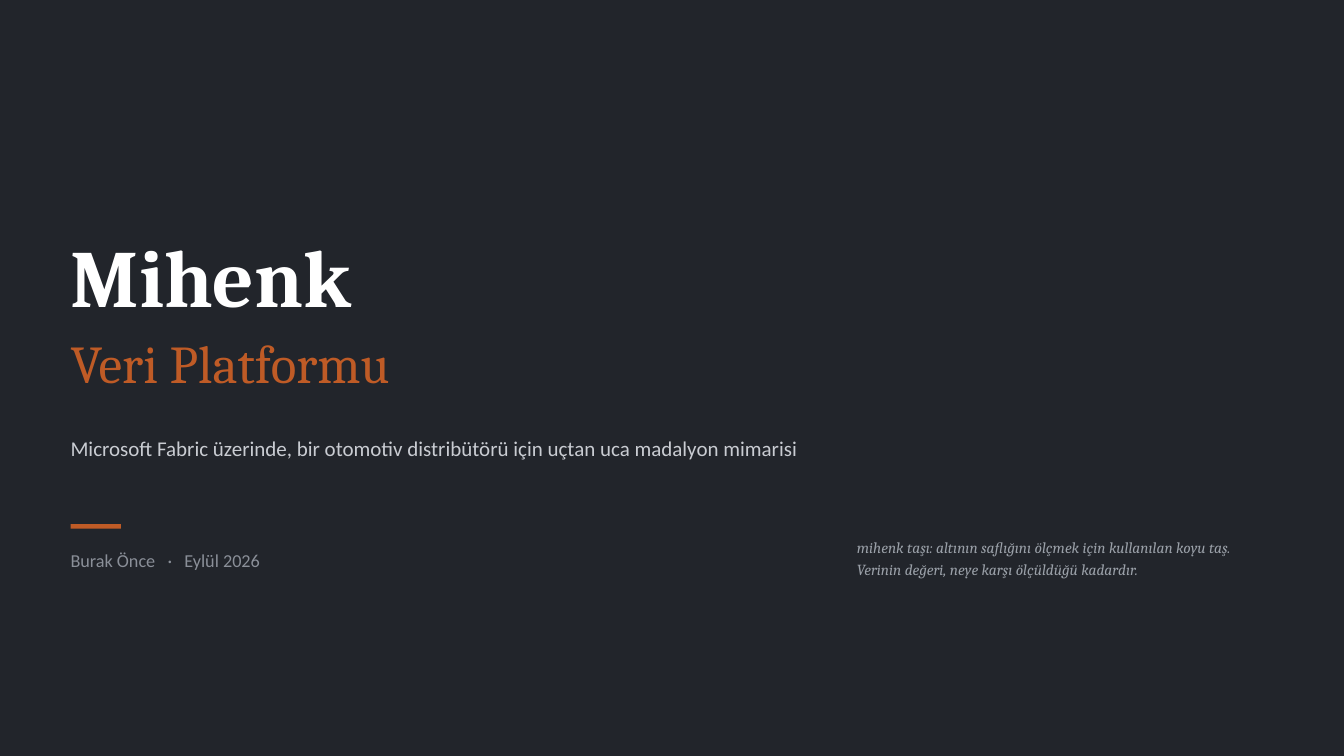
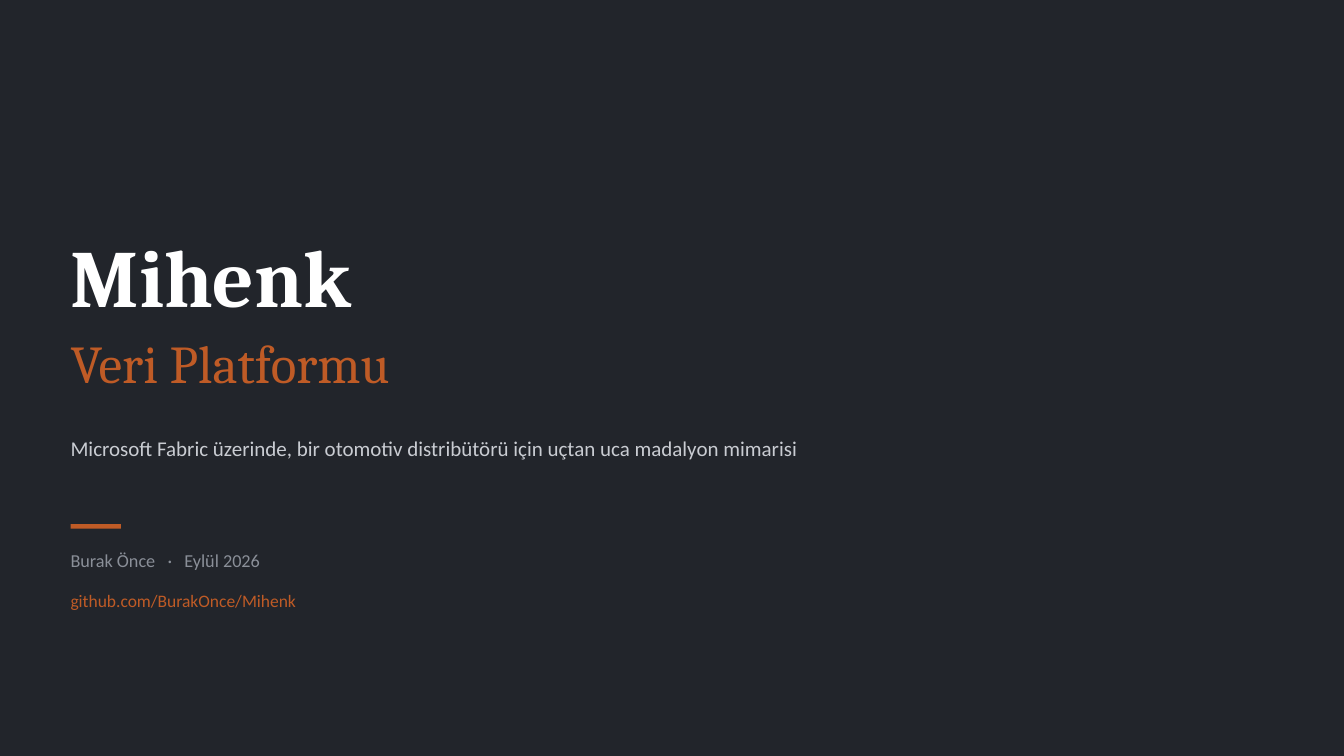
Before and after one commit to BurakOnce/Mihenk, a slide deck: slide 1 of deliverables/Mihenk_Veri_Platformu_Sunum.pptx. Drawn at 1344x756 pixels with LibreOffice and Linux fonts; fonts in the diff are those of the drawing. Boxes give left, top, right and bottom in pixels: in the first picture for what was removed or moved away, otherwise in the second. Text is boxed around its words. In the diff, an @@ line names an element or a change of style, - is before the commit and + after.

```diff
--- a/deliverables/Mihenk_Veri_Platformu_Sunum.pptx
+++ b/deliverables/Mihenk_Veri_Platformu_Sunum.pptx
@@ text at (x1=71, y1=595, x2=296, y2=610): text changed; size 11 to 12.5 pt; font Cambria to Calibri; text colour #9AA0A8 to #BF5B26; italic off @@
-mihenk taşı: altının saflığını ölçmek için kullanılan koyu taş.
-Verinin değeri, neye karşı ölçüldüğü kadardır.
+github.com/BurakOnce/Mihenk
```
Also in this commit, not shown: 4 other slides changed, 50 other files.
